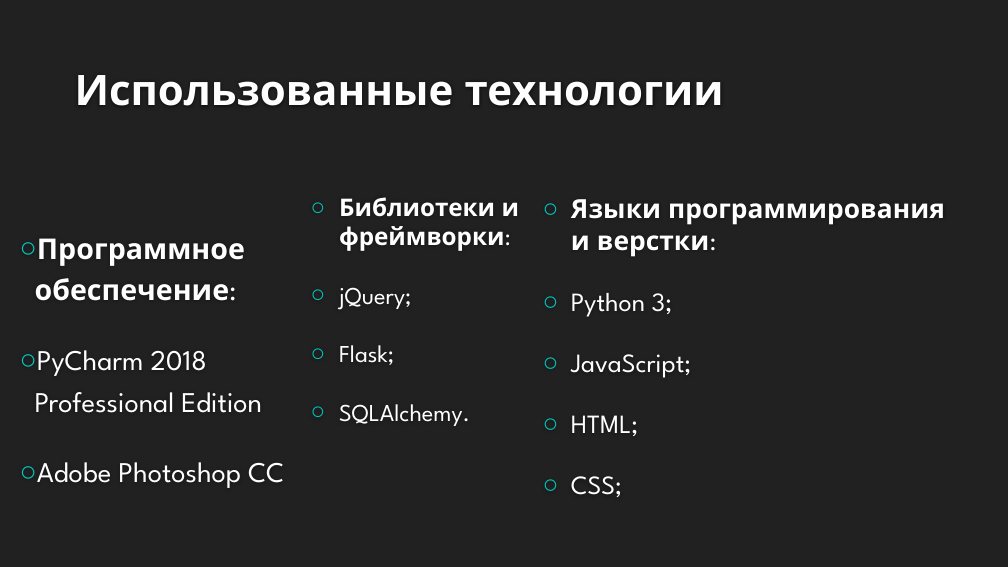
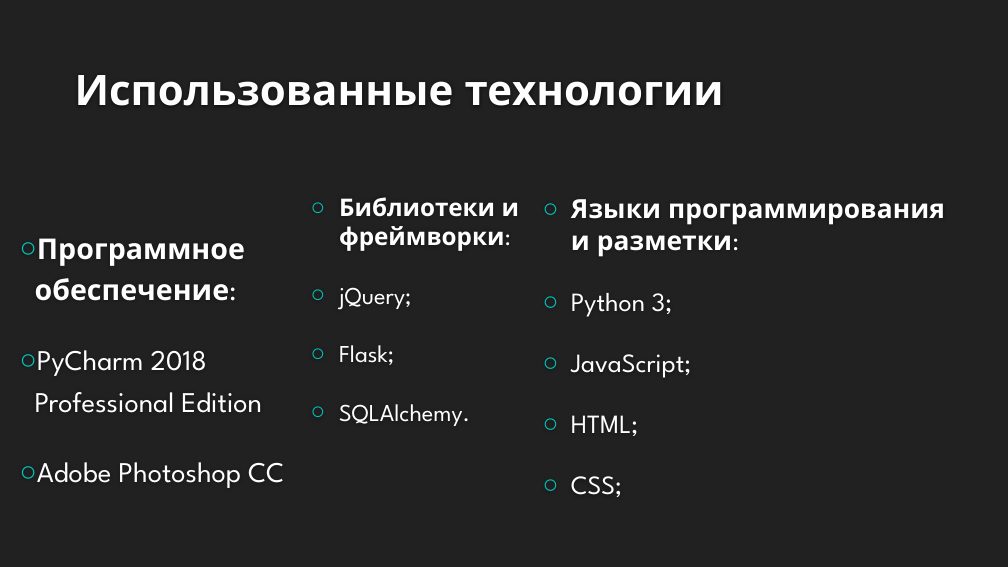
Before and after one commit to Protocs/OkayJournal, a slide deck: slide 7 of demo/OkayJournal.pptx. Drawn at 1008x567 pixels with LibreOffice and Linux fonts; fonts in the diff are those of the drawing; background and template pictures are left out. Boxes give left, top, right and bottom in pixels: in the first picture for what was removed or moved away, otherwise in the second. Text is boxed around its words. In the diff, an @@ line names an element or a change of style, - is before the commit and + after.

```diff
--- a/demo/OkayJournal.pptx
+++ b/demo/OkayJournal.pptx
@@ text at (571, 199, 945, 257): text changed @@
-○ Языки программирования и верстки:
+○ Языки программирования и разметки:
```
Also in this commit, not shown: 1 other slide changed.
